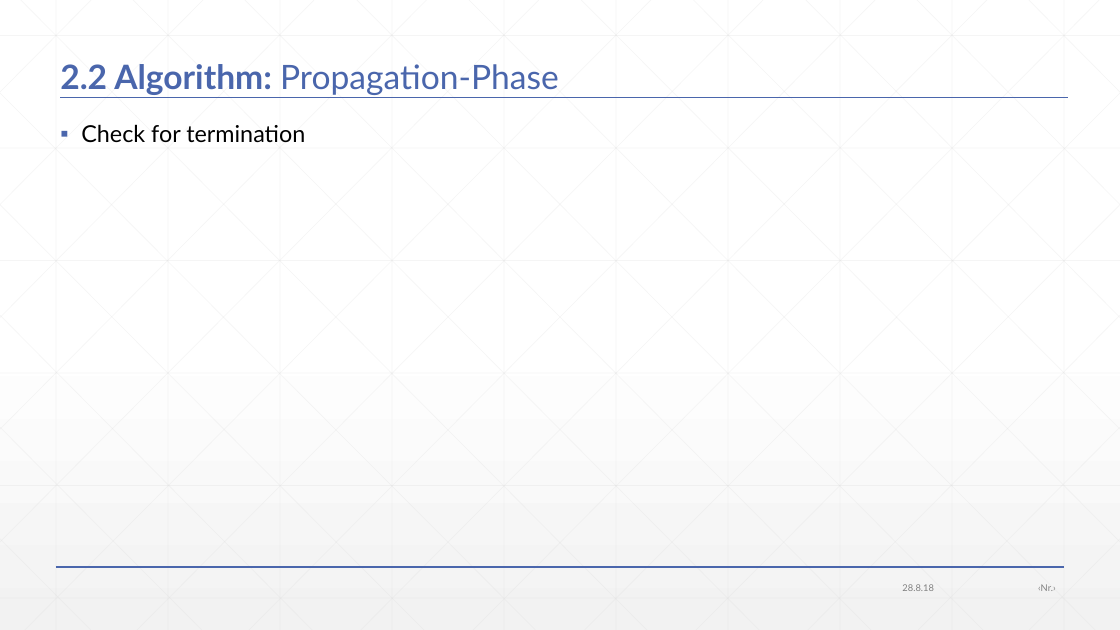
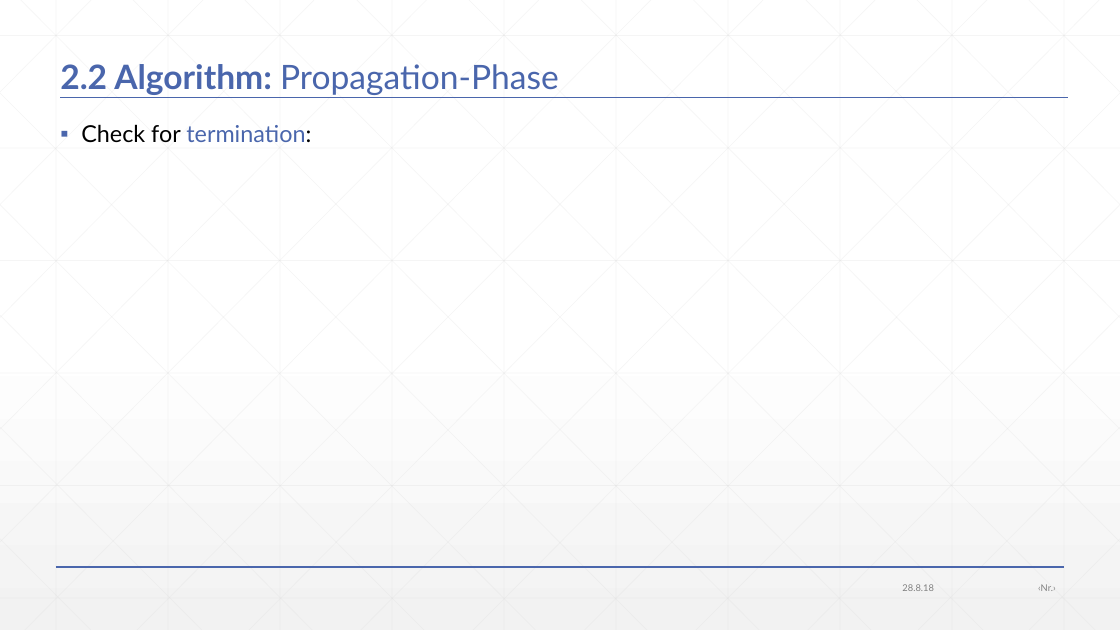
Before and after one commit to JonasWerner/BachelorThesis, a slide deck: slide 25 of Presentation/pdr_presentation.pptx (slide 24 before the commit). Drawn at 1120x630 pixels with LibreOffice and Linux fonts; fonts in the diff are those of the drawing; grey boxes stand for pictures. Boxes give left, top, right and bottom in pixels: in the first picture for what was removed or moved away, otherwise in the second. Text is boxed around its words. In the diff, an @@ line names an element or a change of style, - is before the commit and + after.

```diff
--- a/Presentation/pdr_presentation.pptx
+++ b/Presentation/pdr_presentation.pptx
@@ text at (81, 124, 311, 143): text changed; text colour #000000 to #4A66AC @@
-▪ Check for termination
+▪ Check for termination:
```
Also in this commit, not shown: 14 other slides changed, 3 slides added, 1 slide removed, 1 other file.
